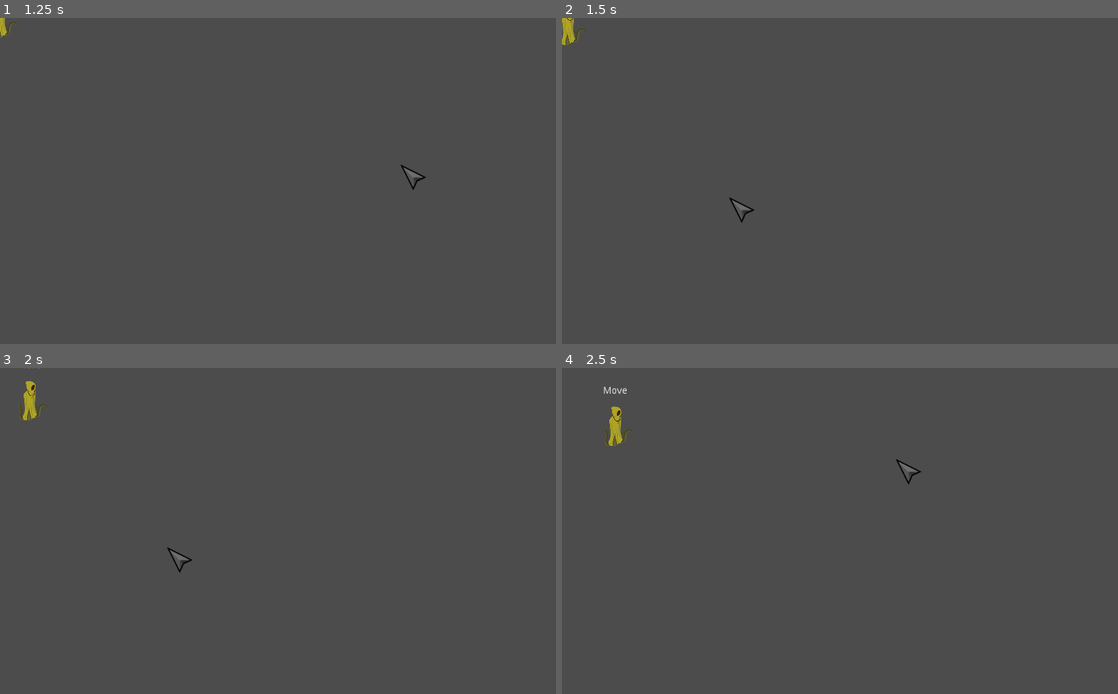
Above: before the commit, frames 1-4 (two rows, left to right).
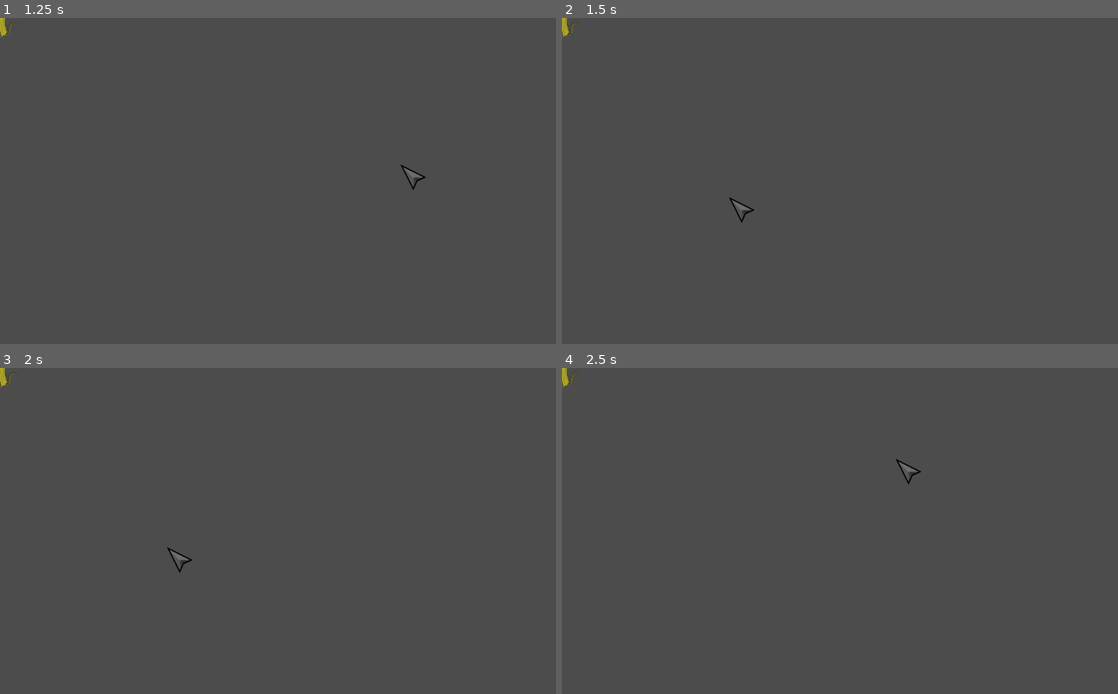
Above: after the commit, the same moments.

Repository: pjheden/isopyr
Game: Godot game, scene res://scenes/characters/player/Goolock.tscn
Same seed, same stepped clock (60 frames per second), same inputs: the game is played once before the commit and once after it. This scene is started directly instead of the project's main scene. The engine's default icon, where the game draws it, is replaced by a stand-in: a white triangle on a blue panel in a dark square.
Inputs (mouse positions are in pixels of both pictures, inside the frame that each line leads up to):
- Up to frame 1 (1.25 s): tap Enter at 0.5 s; move the mouse to (400, 164) at 0.52 s; tap W (w) at 0.6 s
- Up to frame 2 (1.5 s): tap Space at 1.25 s; move the mouse to (728, 197) at 1.27 s; click (728, 197) at 1.35 s
- Up to frame 3 (2 s): tap W (w) at 1.55 s
- Up to frame 4 (2.5 s): move the mouse to (895, 459) at 2.02 s; hold Q (q) from 2.03 s (still down); tap W (w) at 2.3 s

Frame 1 is identical in both runs. In frame 2, 0.2% of the frame differs, in the area x 0-5%, y 0-9%; in frame 3, 0.4%; in frame 4, 0.4%, in the area x 0-13%, y 0-24%.
Error before the commit: Attempt to call function 'get_parent' in base 'null instance' on a null instance. (res://scenes/characters/player/Goolock.gd:39)

Commit message:
FIX missing networking code

Diff:
--- a/scenes/characters/player/Player.gd
+++ b/scenes/characters/player/Player.gd
@@ -25,6 +25,7 @@
 
 # Puppet player variables
 puppet var puppet_velocity = Vector2()
+puppet var puppet_position = Vector2() setget puppet_position_set
 
 # References
 var hud: CanvasLayer = null # reference to hud
@@ -32,13 +33,14 @@
 onready var sprite = $Sprite
 onready var roll_cooldown = $RollCooldown
 onready var sprite_scale: Vector2 = $Sprite.scale
+onready var tween = $MoveTween
 
 func _ready() -> void:
-	Global.player_master = self # TMP TEST
-
-	hud = get_parent().get_parent().get_parent().get_node("HUD")
-	# Prepare player spells
-	spells()
+	if is_network_master():
+		Global.player_master = self
+		hud = get_parent().get_parent().get_parent().get_node("HUD")
+		# Prepare player spells
+		spells()
 
 func _input(event) -> void:
 	# Check if any spell button is pressed
@@ -89,3 +91,22 @@
 			animation_player.play(defined_animations["RollFade"])
 		"Attack":
 			animation_player.play(defined_animations["AttackDown"])
+
+
+func _on_NetworkTickRate_timeout():
+	if is_network_master():
+		rset_unreliable("puppet_position", global_position)
+		rset_unreliable("puppet_velocity", velocity)
+		#rset_unreliable("puppet_state", get_sm_state())
+
+puppet func puppet_position_set(new_value) -> void:
+	puppet_position = new_value
+
+	# Check how to rotate the player
+	# if state == States.MOVE:
+	# 	dir = puppet_position - global_position
+	# 	$Sprite.flip_h = dir.x < 0
+	# 	play_animation(dir.y > 0)
+
+	tween.interpolate_property(self, "global_position", global_position, puppet_position, 0.1)
+	tween.start()
--- a/scenes/characters/player/Player.tscn
+++ b/scenes/characters/player/Player.tscn
@@ -209,8 +209,6 @@
 
 [node name="Move" type="Node" parent="StateMachine"]
 script = ExtResource( 3 )
-
-[node name="MoveTween" type="Tween" parent="StateMachine/Move"]
 
 [node name="Attack" type="Node" parent="StateMachine"]
 script = ExtResource( 8 )
@@ -279,4 +277,7 @@
 wait_time = 0.05
 autostart = true
 
+[node name="MoveTween" type="Tween" parent="."]
+
 [connection signal="transitioned" from="StateMachine" to="State" method="_on_StateMachine_transitioned"]
+[connection signal="timeout" from="NetworkTickRate" to="." method="_on_NetworkTickRate_timeout"]
--- a/scenes/characters/player/states/Move.gd
+++ b/scenes/characters/player/states/Move.gd
@@ -5,12 +5,11 @@
 var target_body
 var target_body_type
 
-onready var tween = $MoveTween
 onready var player = get_parent().get_parent()
 
 # TMP OVERRIDE FOR EASY TESTING
-func is_network_master():
-	return true
+#func is_network_master():
+#	return true
 
 func enter(msg := {}) -> void:
 	target_position = msg["targetPosition"]
@@ -52,7 +51,7 @@
 	else:
 		# if we haven't got a network packet in a while, update player pos
 		# based on last recieved velocity
-		if not tween.is_active():
+		if not player.tween.is_active():
 			var _vel = player.move_and_slide(player.puppet_velocity * player.speed)
 
 func handle_input(event: InputEvent) -> void:
--- a/tools/StateMachine.gd
+++ b/tools/StateMachine.gd
@@ -23,7 +23,8 @@
 
 # The state machine subscribes to node callbacks and delegates them to the state objects.
 func _unhandled_input(event: InputEvent) -> void:
-	state.handle_input(event)
+	if is_network_master():
+		state.handle_input(event)
 
 
 func _process(delta: float) -> void:
